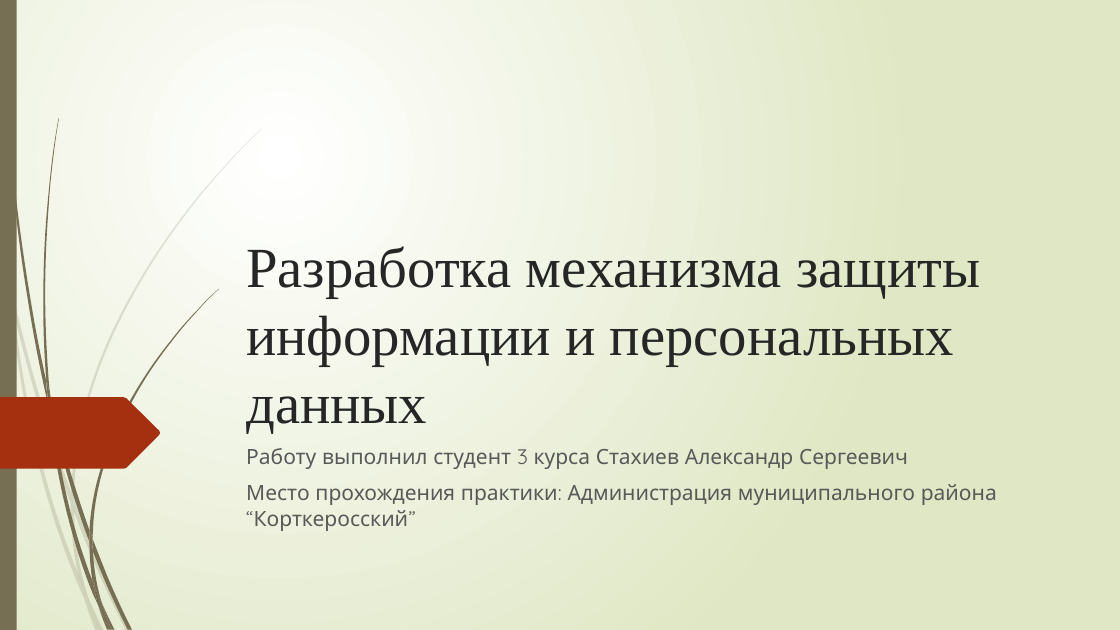
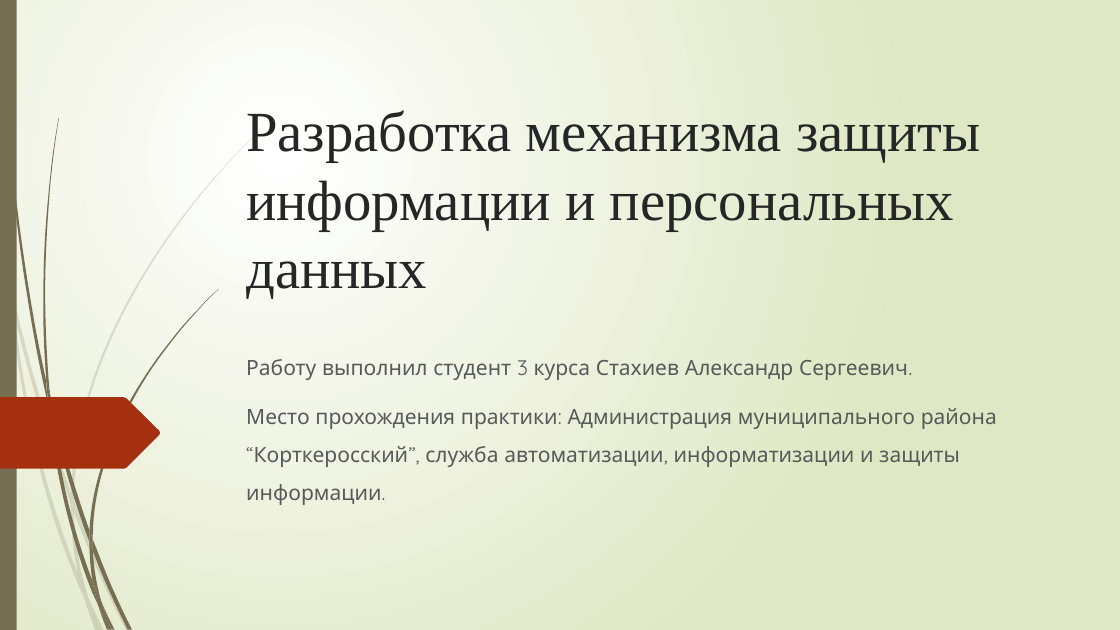
Before and after one commit to sashastahiev/ProisvodPractica, a slide deck: slide 1 of Разработка механизма защиты информации и персональных данных.pptm. Drawn at 1120x630 pixels with LibreOffice and Linux fonts; fonts in the diff are those of the drawing. Boxes give left, top, right and bottom in pixels: in the first picture for what was removed or moved away, otherwise in the second. Text is boxed around its words. In the diff, an @@ line names an element or a change of style, - is before the commit and + after.

```diff
--- a/Разработка механизма защиты информации и персональных данных.pptm
+++ b/Разработка механизма защиты информации и персональных данных.pptm
@@ title "Разработка механизма защиты информации и ...": place and size @@
-title "Разработка механизма защиты информации и ..." at <box>246,246,980,434</box>
+title "Разработка механизма защиты информации и ..." at <box>246,110,980,299</box>
@@ subtitle at <box>246,359,997,505</box>: text changed @@
-Работу выполнил студент 3 курса Стахиев Александр Сергеевич
-Место прохождения практики: Администрация муниципального района “Корткеросский”
+Работу выполнил студент 3 курса Стахиев Александр Сергеевич.
+Место прохождения практики: Администрация муниципального района “Корткеросский”, служба автоматизации, информатизации и защиты информации.
```
Also in this commit, not shown: 13 other slides changed, 2 slides added, 2 slides removed, 2 other files.
